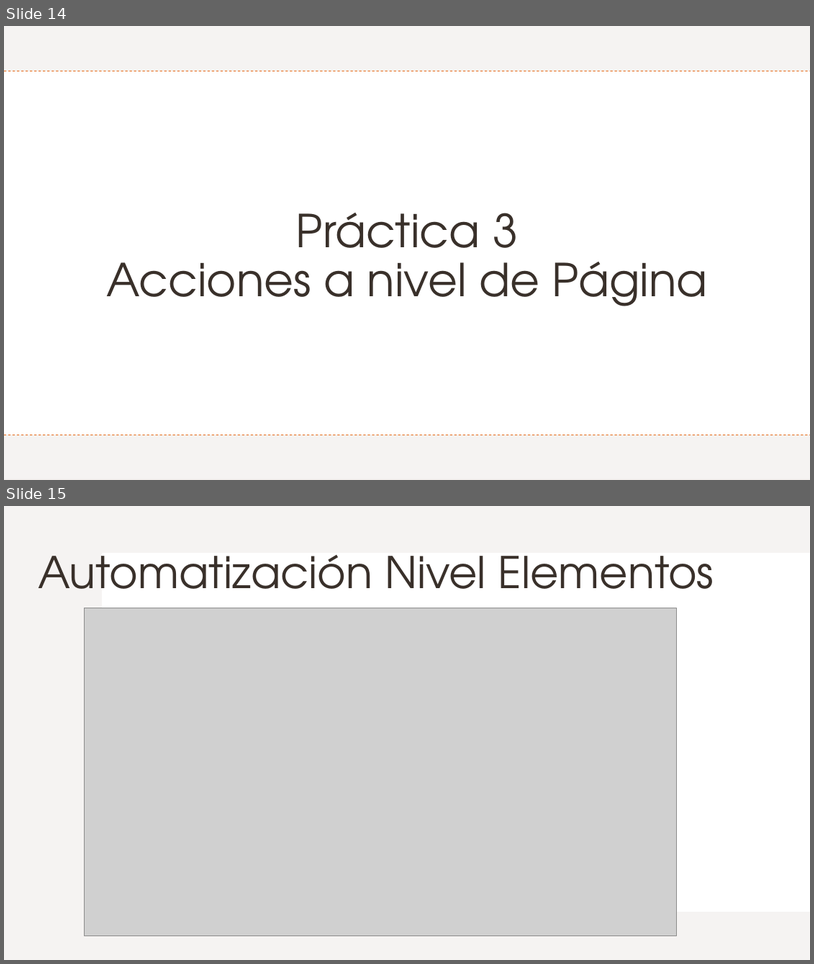
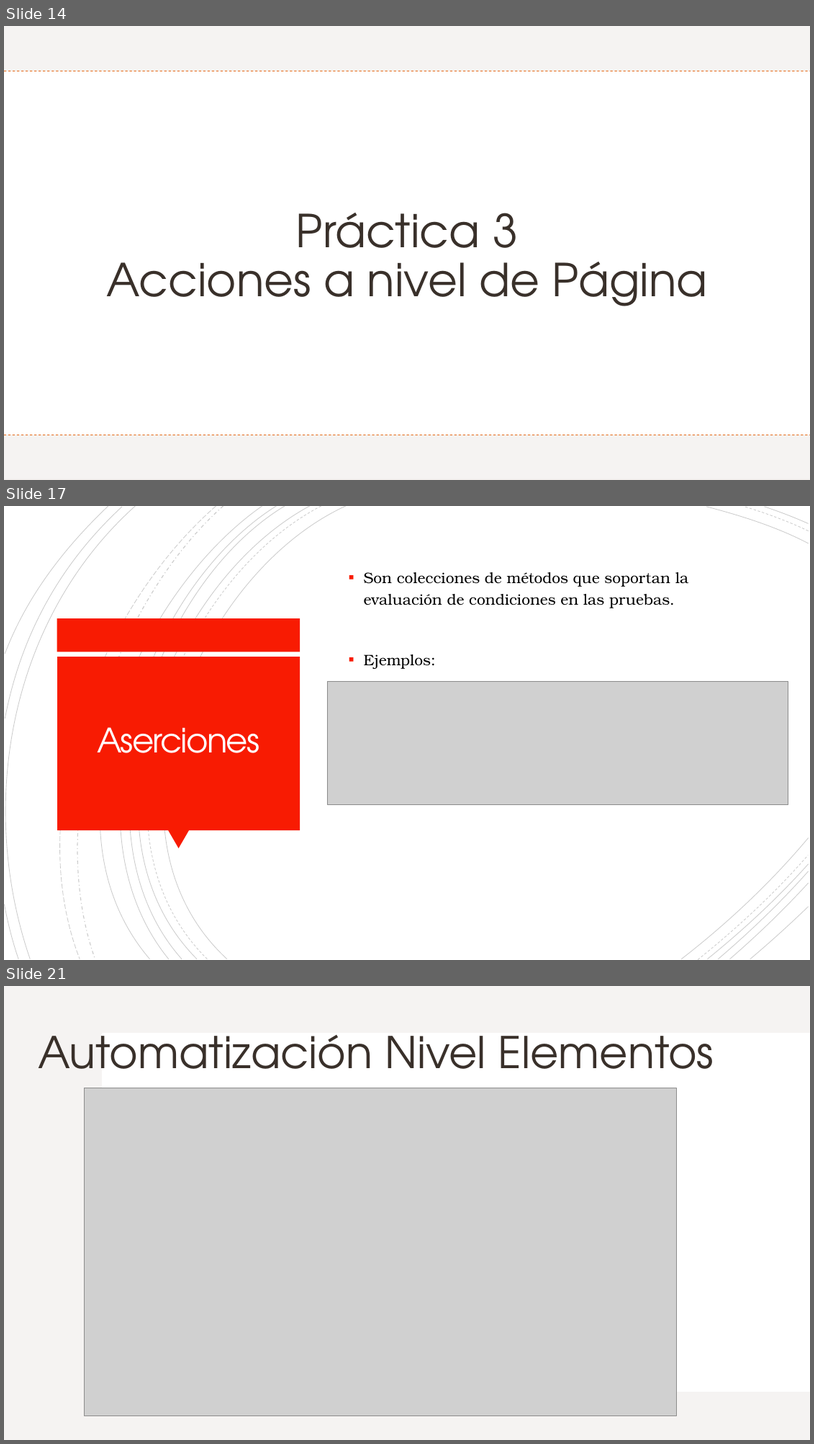
Before and after one commit to Charris1904/automation-qa-sessions, a slide deck: files/4. Selenium.pptx. Shown one above the other, each under a label of ours: slides 14 and 15 before the commit, slides 14, 17 and 21 after it; the slides between them are not shown. The pictures are 814x964 and 814x1444 pixels, drawn with LibreOffice and Linux fonts; fonts in the diff are those of the drawing; grey boxes stand for pictures. Boxes give left, top, right and bottom in pixels: in the first picture for what was removed or moved away, otherwise in the second. Text is boxed around its words. In the diff, an @@ line names an element or a change of style, - is before the commit and + after.

```diff
--- a/files/4. Selenium.pptx
+++ b/files/4. Selenium.pptx
@@ slide 17 added at (x1=4, y1=506, x2=810, y2=960), background #FFFFFF @@
@@ group added at (x1=4, y1=506, x2=809, y2=960): 21 freeform shapes @@
@@ text added at (x1=364, y1=572, x2=689, y2=669), 18 pt, text #000000 @@
+▪ Son colecciones de métodos que soportan la evaluación de condiciones en las pruebas.
+▪ Ejemplos:
@@ rectangle added at (x1=57, y1=618, x2=301, y2=651), fill #F81B02 @@
@@ rectangle added at (x1=57, y1=656, x2=300, y2=830), fill #F81B02 @@
@@ picture added at (x1=328, y1=681, x2=790, y2=804) @@
@@ title added at (x1=97, y1=727, x2=260, y2=753), 40 pt, text #FFFEFF @@
+Aserciones
@@ triangle added at (x1=168, y1=830, x2=189, y2=849), fill #F81B02 @@
@@ what was slide 15 is now slide 21 @@
```
Also in this commit, not shown: 1 slide changed, 5 other slides added.
